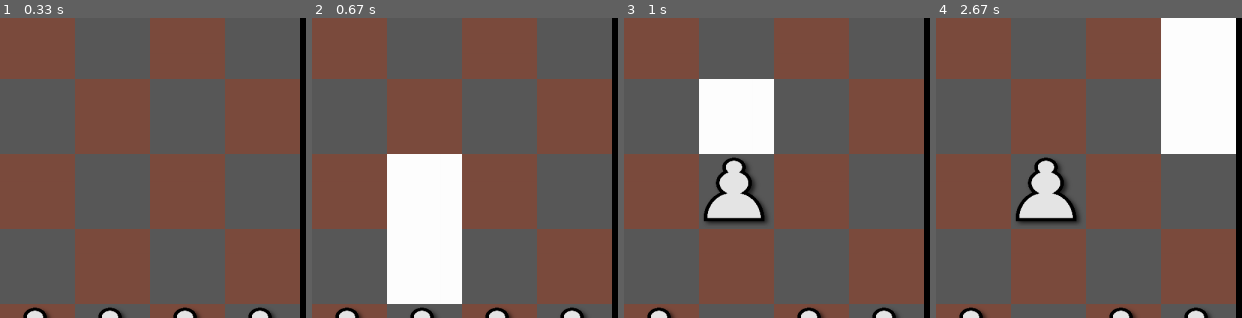
Above: before the commit, frames 1-4 (left to right).
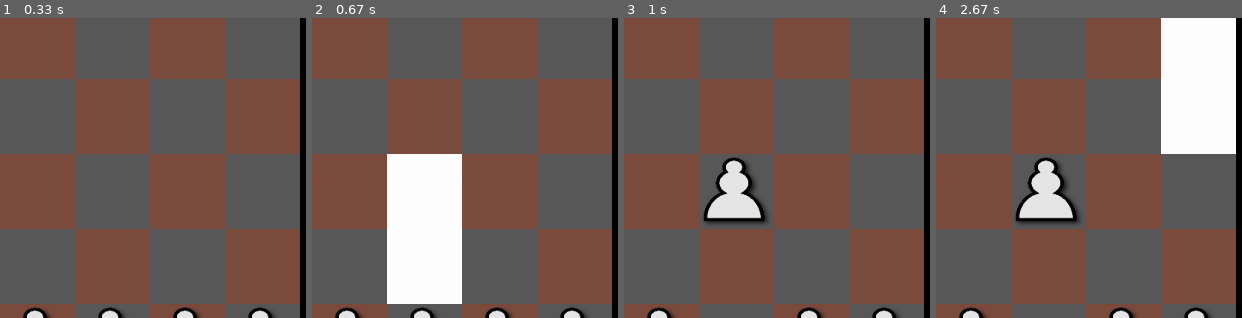
Above: after the commit, the same moments.

Repository: stromboli1/Skak-i-PY-game
Game: pygame game, started from Main.py
Two runs of this game, one before a commit and one after it. Both use one fixed random seed, a clock stepped at 60 frames per second and the inputs below.
Inputs (mouse positions are % of the whole screen's width and height, from its top left):
- Up to frame 1 (0.33 s): no input
- Up to frame 2 (0.67 s): press the mouse at (68, 81) at 0.37 s; move the mouse to (56, 52) at 0.47 s; release the mouse at (44, 23) at 0.6 s
- Up to frame 3 (1 s): click (65, 57) at 0.72 s
- Up to frame 4 (2.67 s): click (30, 57) at 1.05 s; click (3, 62) at 1.38 s; click (22, 70) at 1.72 s; click (6, 34) at 2.05 s; click (98, 16) at 2.38 s
The pictures show only the part of the screen within x 50-100%, y 27-77%; the shares and areas given below are measured in that part.

Frames 1-2 are identical in both runs. In frame 3, 6.1% of the frame differs, in the area x 24-50%, y 20-46%; in frame 4, nothing differs.

Commit message:
Fix for turns

Diff:
--- a/Main.py
+++ b/Main.py
@@ -106,6 +106,7 @@
 turn = 1
 turnList = []
 while run:
+    print(pickedPiece)
     if turn == 1:
         turnList = whitePieces
     else:
@@ -116,6 +117,16 @@
     for event in pg.event.get():
         if event.type == pg.QUIT:
             run = False
+
+
+    if pressed1:
+        pos = pg.mouse.get_pos()
+        for i in turnList:
+            if i.x < pos[0] < i.x + 125 and i.y < pos[1] < i.y + 125:
+                pickedPiece = i
+                alowMovement = True
+                pressed1 = False
+                break
 
     if pickedPiece != 0 and alowMovement and pressed1:
         pos = pg.mouse.get_pos()
@@ -130,15 +141,7 @@
                     pickedPiece.firstMove = False
                 pickedPiece = 0
                 turn = -1*turn
-                break
-
-    if pressed1:
-        pos = pg.mouse.get_pos()
-        for i in turnList:
-            if i.x < pos[0] < i.x + 125 and i.y < pos[1] < i.y + 125:
-                pickedPiece = i
-                alowMovement = True
-                pressed1 = False
+                move = 0
                 break
 
     if pickedPiece != 0:
